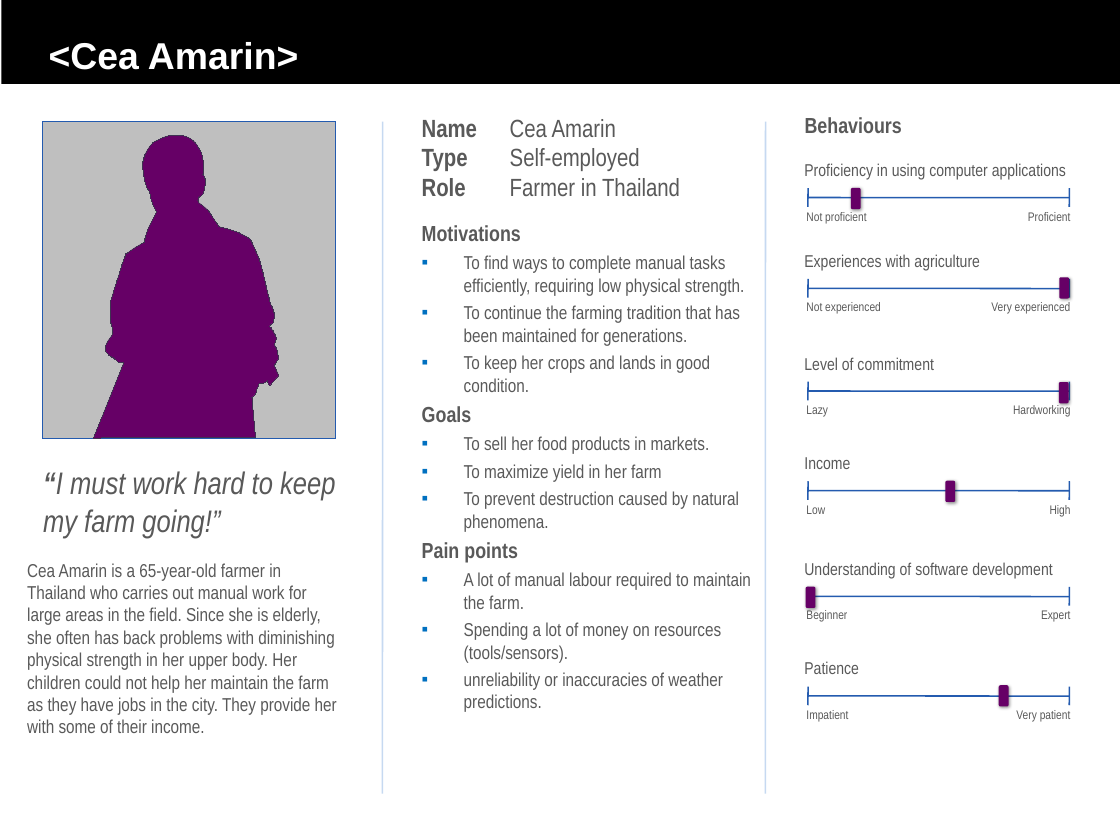
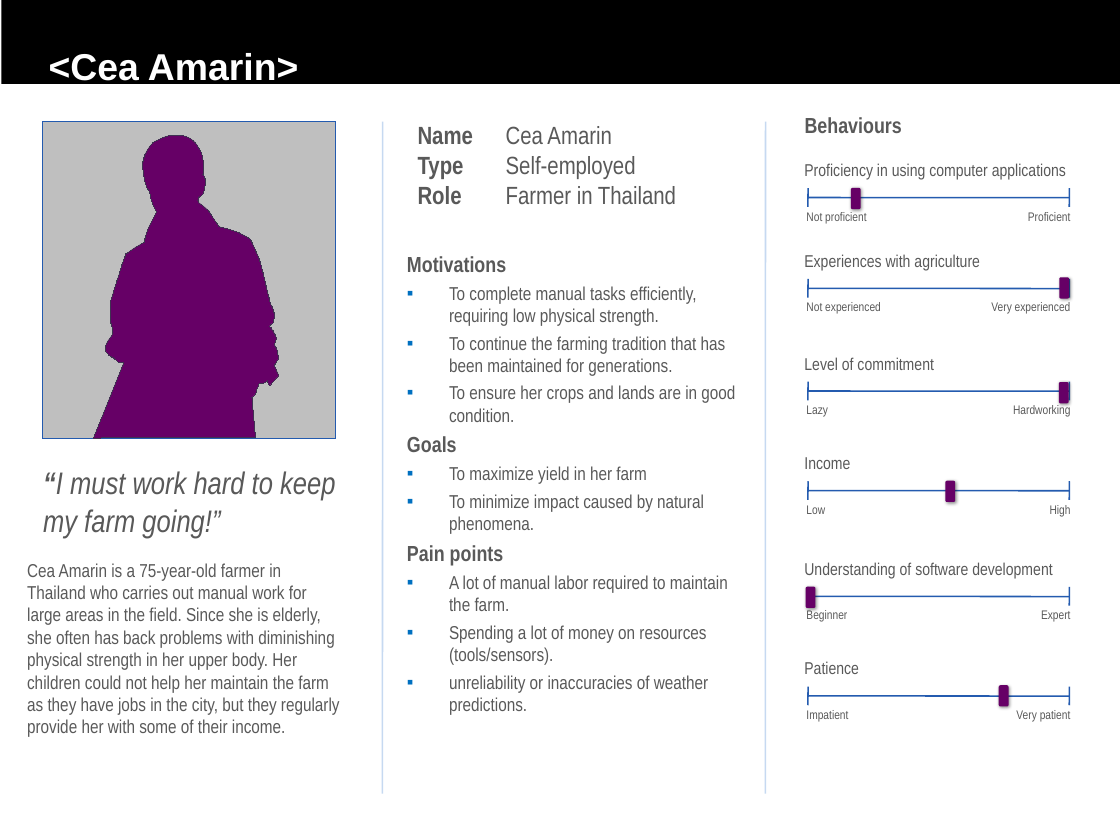
Before and after one commit to Willmish/comp0016-farmbeats, a slide deck: slide 2 of doc/Personas/HCI_persona_group28 (1).pptx. Drawn at 1120x840 pixels with LibreOffice and Linux fonts; fonts in the diff are those of the drawing; background and template pictures are left out. Boxes give left, top, right and bottom in pixels: in the first picture for what was removed or moved away, otherwise in the second. Text is boxed around its words. In the diff, an @@ line names an element or a change of style, - is before the commit and + after.

```diff
--- a/doc/Personas/HCI_persona_group28 (1).pptx
+++ b/doc/Personas/HCI_persona_group28 (1).pptx
@@ text "<Cea Amarin>" rewrapped from (49, 42, 298, 70) to (49, 53, 298, 88) @@
@@ text "Name Cea Amarin": place and size @@
-text "Name Cea Amarin" at (422, 119, 680, 196)
+text "Name Cea Amarin" at (418, 126, 676, 204)
@@ text "Motivations": place and size @@
-text "Motivations" at (422, 225, 751, 712)
+text "Motivations" at (407, 256, 735, 715)
@@ text at (449, 286, 697, 326): text changed @@
-▪ To find ways to complete manual tasks efficiently, requiring low physical strength.
+▪ To complete manual tasks efficiently, requiring low physical strength.
@@ text at (449, 385, 735, 422): text changed @@
-▪ To keep her crops and lands in good condition.
+▪ To ensure her crops and lands are in good condition.
@@ text at (464, 436, 710, 454): paragraph removed @@
-▪ To sell her food products in markets.
@@ text at (449, 494, 704, 534): text changed @@
-▪ To prevent destruction caused by natural phenomena.
+▪ To minimize impact caused by natural phenomena.
@@ text at (27, 563, 340, 737): text changed @@
-Cea Amarin is a 65-year-old farmer in Thailand who carries out manual work for large areas in the field. Since she is elderly, she often has back problems with diminishing physical strength in her upper body. Her children could not help her maintain the farm as they have jobs in the city. They provide her with some of their income.
+Cea Amarin is a 75-year-old farmer in Thailand who carries out manual work for large areas in the field. Since she is elderly, she often has back problems with diminishing physical strength in her upper body. Her children could not help her maintain the farm as they have jobs in the city, but they regularly provide her with some of their income.
@@ text at (449, 575, 728, 611): text changed @@
-▪ A lot of manual labour required to maintain the farm.
+▪ A lot of manual labor required to maintain the farm.
```
Also in this commit, not shown: 1 other file.
